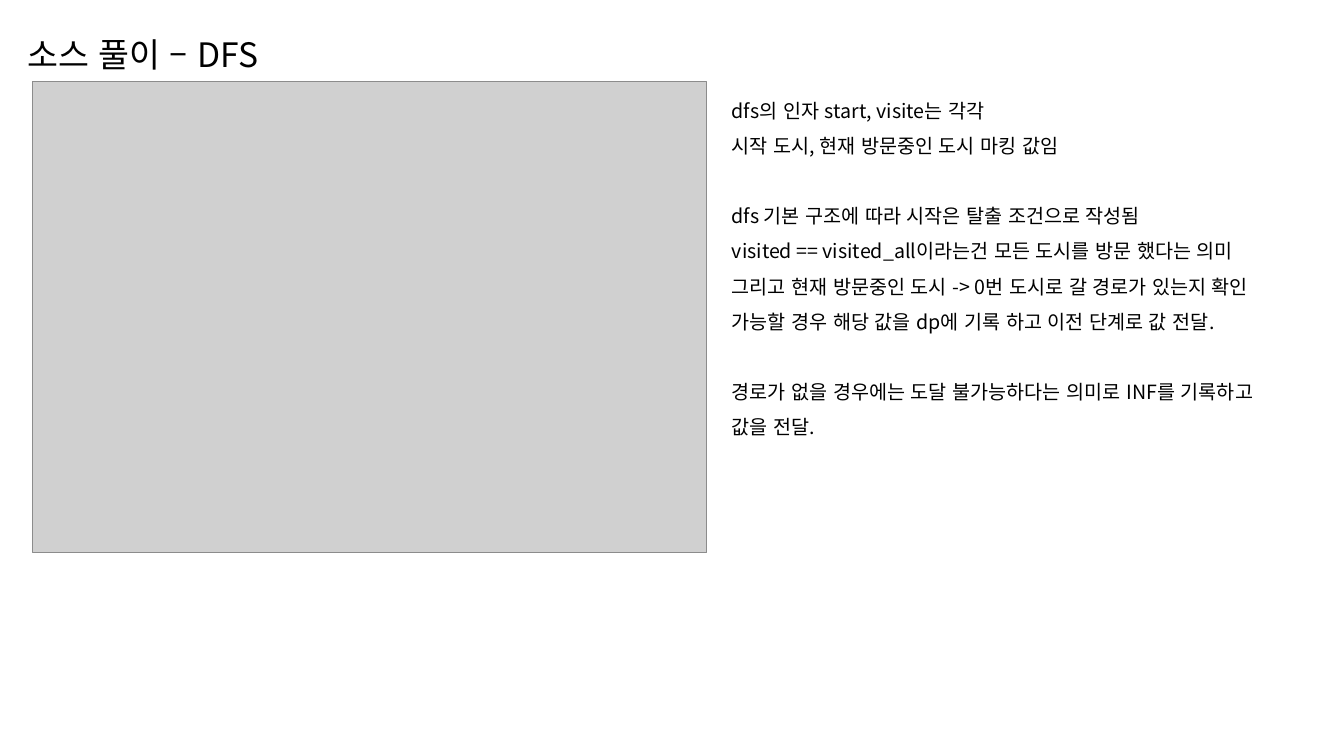
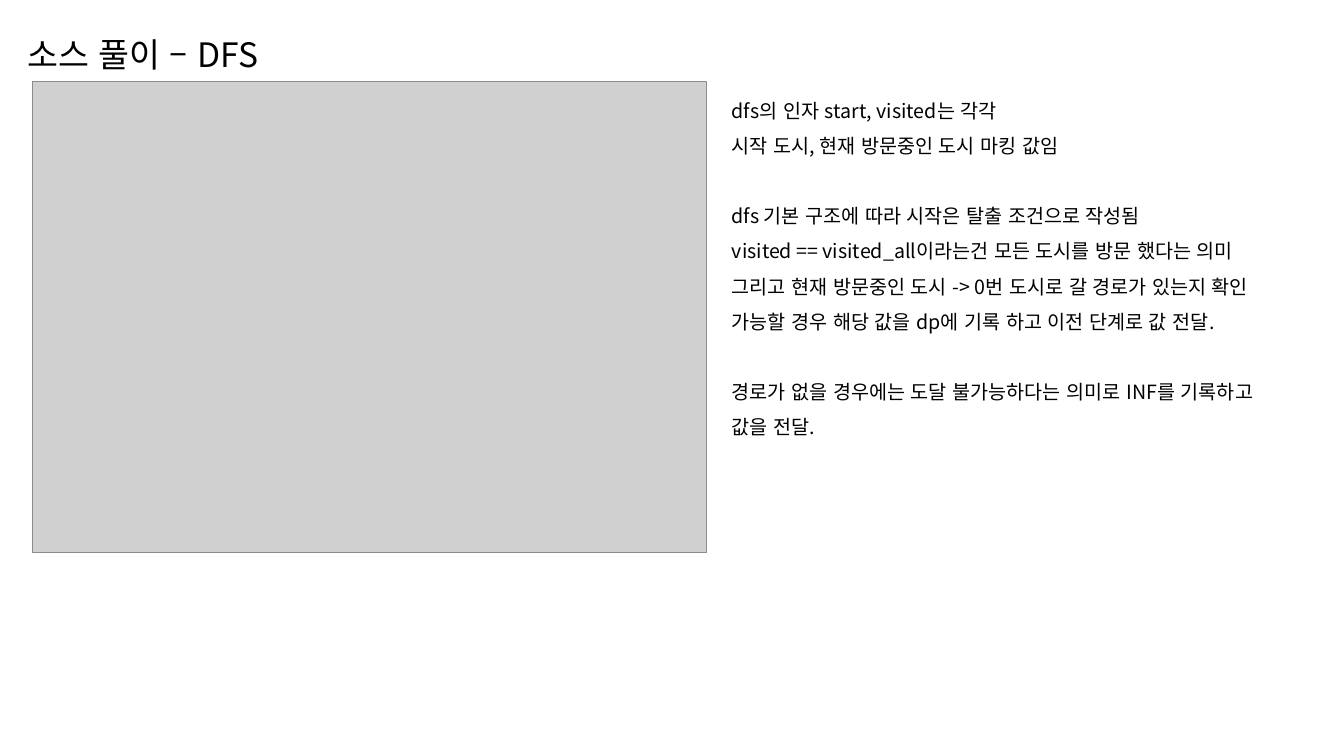
Before and after one commit to DMJester/PrivateStudy, a slide deck: slide 15 of DynamicProgramming/2098/백준 - 2098 ( TSP ).pptx. Drawn at 1344x756 pixels with LibreOffice and Linux fonts; fonts in the diff are those of the drawing; grey boxes stand for pictures. Boxes give left, top, right and bottom in pixels: in the first picture for what was removed or moved away, otherwise in the second. Text is boxed around its words. In the diff, an @@ line names an element or a change of style, - is before the commit and + after.

```diff
--- a/DynamicProgramming/2098/백준 - 2098 ( TSP ).pptx
+++ b/DynamicProgramming/2098/백준 - 2098 ( TSP ).pptx
@@ text at [732,101,997,122]: text changed @@
-dfs의 인자 start, visite는 각각
+dfs의 인자 start, visited는 각각
```
Also in this commit, not shown: 1 other slide changed, 4 other files.
